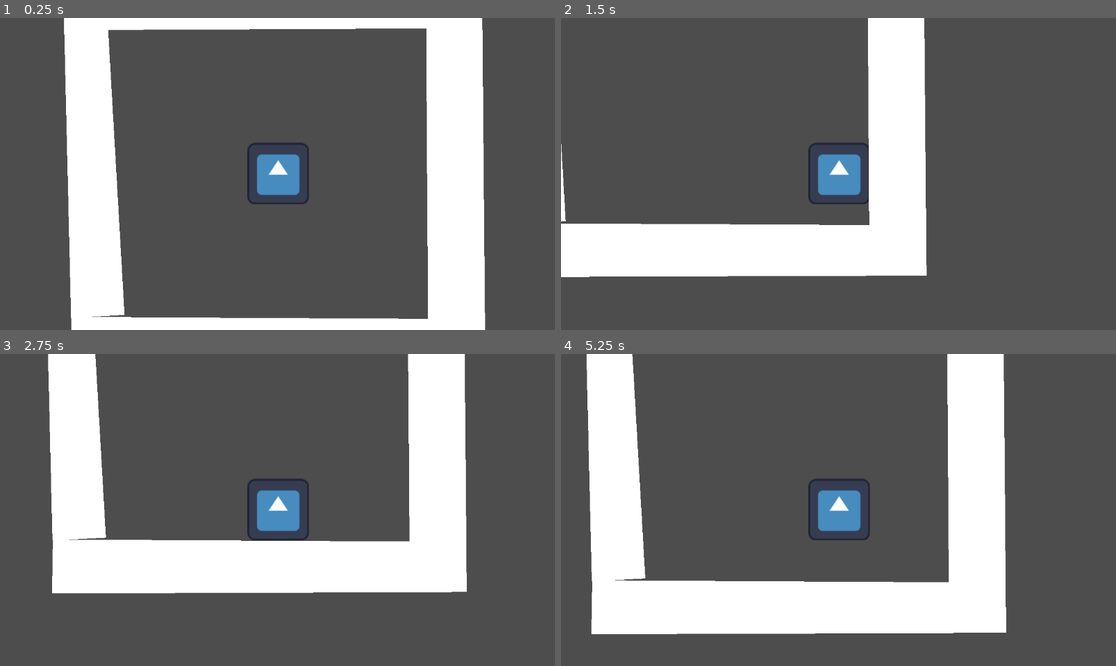
Above: before the commit, frames 1-4 (two rows, left to right).
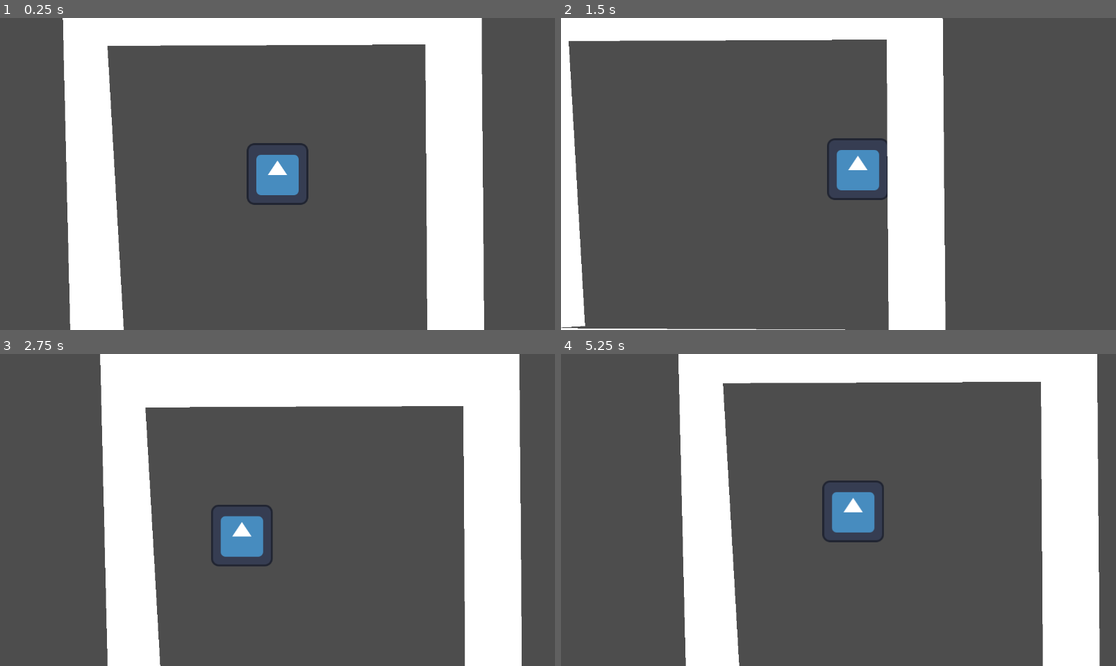
Above: after the commit, the same moments.

Repository: Creative0708/mcptjam2023prototype
Game: Godot game, scene res://scene.tscn
Same seed, same stepped clock (60 frames per second), same inputs: the game is played once before the commit and once after it. The engine's default icon, where the game draws it, is replaced by a stand-in: a white triangle on a blue panel in a dark square.
Inputs (mouse positions are in pixels of both pictures, inside the frame that each line leads up to):
- Up to frame 1 (0.25 s): no input
- Up to frame 2 (1.5 s): tap Enter (ui_accept) at 0.5, 0.6, 0.77, 1.07, 1.35 s; move the mouse to (960, 158) at 0.52 s; hold D (right) from 0.53 s (still down); move the mouse to (727, 189) at 1.27 s
- Up to frame 3 (2.75 s): tap Enter (ui_accept) at 1.52, 1.82, 2.1 s; move the mouse to (333, 441) at 2.02 s; release D (right) at 2.03 s; hold A (left) from 2.03 s (still down)
- Up to frame 4 (5.25 s): move the mouse to (810, 572) at 2.77 s; release A (left) at 2.78 s; hold D (right) 2.78-4.28 s; tap Enter (ui_accept) at 2.85, 3.02, 3.32, 3.6, 3.77, 4.07, 4.35, 4.52, 4.82, 5.1 s; move the mouse to (1005, 556) at 3.52 s; move the mouse to (672, 463) at 4.27 s; hold A (left) 4.28-5.03 s; move the mouse to (866, 510) at 5.02 s; hold D (right) from 5.03 s (still down)

The runs differ from the first frame. In frame 1, 6.4% of the frame differs, in the area x 11-88%, y 0-100%; in frame 2, 23%; in frame 3, 48%, in the area x 8-94%, y 0-100%; in frame 4, 47%.

Commit message:
add basic player movement

Diff:
--- /dev/null
+++ b/CameraFollow.gd
@@ -0,0 +1,17 @@
+extends Camera2D
+
+@onready var player = $"../Player"
+
+const CAMERA_LERP_FAC = 10
+const MOUSE_LOOK_DISTANCE = 120
+
+func _ready():
+	position = player.position
+
+func _process(delta):
+	var viewport = get_viewport()
+	var mouse_pos = (viewport.get_mouse_position() / viewport.get_visible_rect().size - Vector2(0.5, 0.5)) * 2
+
+	var target_position = player.position + mouse_pos * MOUSE_LOOK_DISTANCE
+
+	position = lerp(position, target_position, delta * CAMERA_LERP_FAC)
--- a/PlayerMove.gd
+++ b/PlayerMove.gd
@@ -1,28 +1,21 @@
 extends CharacterBody2D
 
 
-const SPEED = 300.0
-const JUMP_VELOCITY = -400.0
+const SPEED = 600.0
+const VELOCITY_LERP_FAC = 30
 
 # Get the gravity from the project settings to be synced with RigidBody nodes.
 var gravity = ProjectSettings.get_setting("physics/2d/default_gravity")
 
+func _ready():
+	motion_mode = MOTION_MODE_FLOATING
 
 func _physics_process(delta):
-	# Add the gravity.
-	if not is_on_floor():
-		velocity.y += gravity * delta
 
-	# Handle jump.
-	if Input.is_action_just_pressed("ui_accept") and is_on_floor():
-		velocity.y = JUMP_VELOCITY
+	var direction = Input.get_vector("left", "right", "up", "down")
 
-	# Get the input direction and handle the movement/deceleration.
-	# As good practice, you should replace UI actions with custom gameplay actions.
-	var direction = Input.get_axis("left", "right")
-	if direction:
-		velocity.x = direction * SPEED
-	else:
-		velocity.x = move_toward(velocity.x, 0, SPEED)
+	var target_velocity = direction * SPEED
+
+	velocity = lerp(velocity, target_velocity, clamp(delta * VELOCITY_LERP_FAC, 0, 1))
 
 	move_and_slide()
--- a/scene.tscn
+++ b/scene.tscn
@@ -1,12 +1,17 @@
-[gd_scene load_steps=4 format=3 uid="uid://ctg02dhvcw6nm"]
+[gd_scene load_steps=5 format=3 uid="uid://ctg02dhvcw6nm"]
 
 [ext_resource type="Script" path="res://PlayerMove.gd" id="1_4qmlv"]
+[ext_resource type="Script" path="res://CameraFollow.gd" id="1_do3yg"]
 [ext_resource type="Texture2D" uid="uid://disxf14wupqph" path="res://icon.svg" id="2_qp8uv"]
 
 [sub_resource type="RectangleShape2D" id="RectangleShape2D_rymyw"]
 size = Vector2(125, 127)
 
 [node name="Node2D" type="Node2D"]
+
+[node name="Camera" type="Camera2D" parent="."]
+position = Vector2(-1.5, 0.5)
+script = ExtResource("1_do3yg")
 
 [node name="Player" type="CharacterBody2D" parent="."]
 script = ExtResource("1_4qmlv")
@@ -18,9 +23,6 @@
 position = Vector2(-1.5, 0.5)
 shape = SubResource("RectangleShape2D_rymyw")
 
-[node name="Camera2D" type="Camera2D" parent="Player"]
-position = Vector2(-1.5, 0.5)
-
 [node name="StaticBody2D" type="StaticBody2D" parent="."]
 
 [node name="CollisionPolygon2D" type="CollisionPolygon2D" parent="StaticBody2D"]
